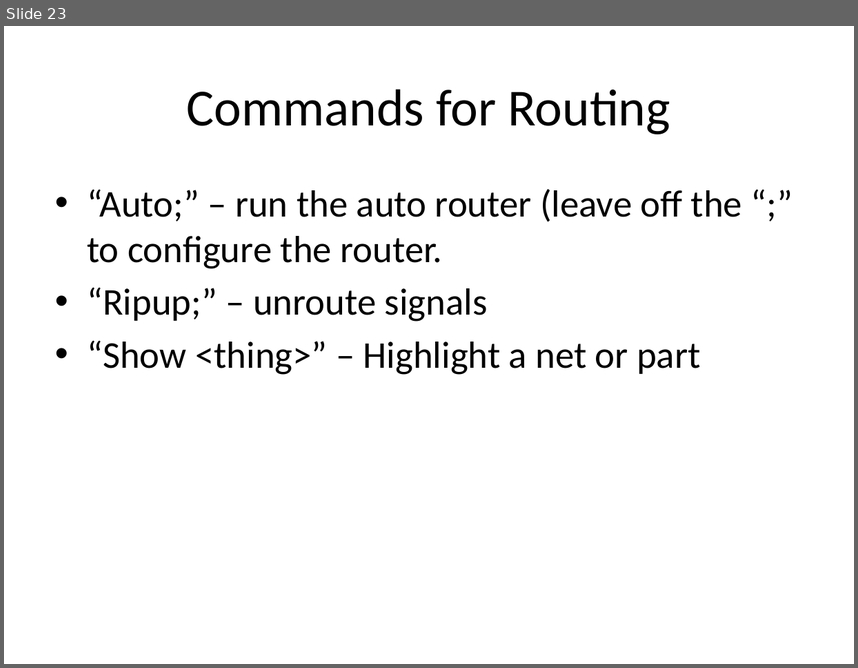
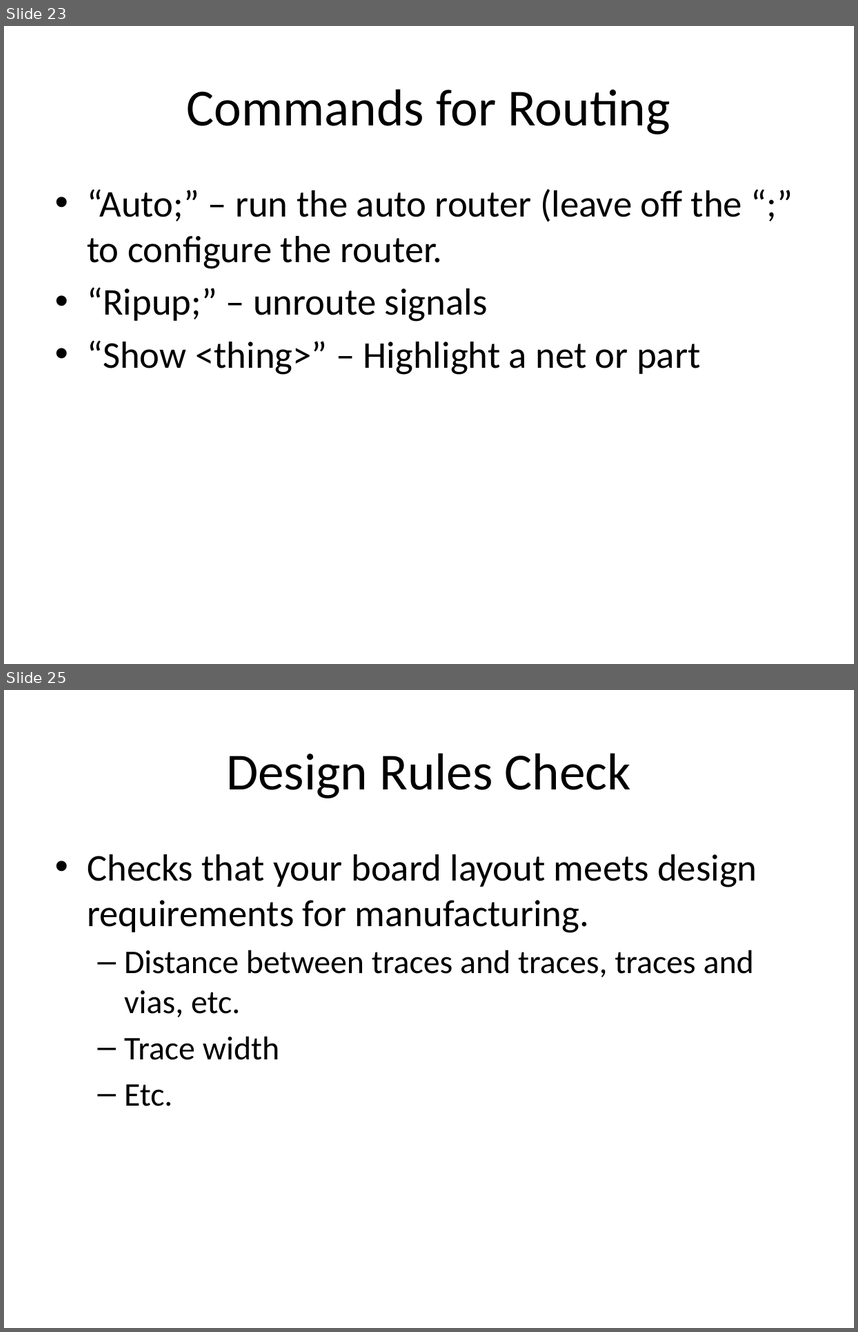
Before and after one commit to NVSL/QuadClass-Resources, a slide deck: Lecture Slides/02-Eagle-Part-1.pptx. Shown one above the other, each under a label of ours: slide 23 before the commit, slides 23 and 25 after it; the slides between them are not shown. The pictures are 858x668 and 858x1332 pixels, drawn with LibreOffice and Linux fonts; fonts in the diff are those of the drawing. Boxes give left, top, right and bottom in pixels: in the first picture for what was removed or moved away, otherwise in the second. Text is boxed around its words. In the diff, an @@ line names an element or a change of style, - is before the commit and + after.

```diff
--- a/Lecture Slides/02-Eagle-Part-1.pptx
+++ b/Lecture Slides/02-Eagle-Part-1.pptx
@@ slide 25 added at bbox=[4, 690, 854, 1328], background #FFFFFF @@
@@ title added at bbox=[226, 753, 631, 798], 44 pt, text #000000 @@
+Design Rules Check
@@ text added at bbox=[87, 854, 757, 1106], 32 pt, text #000000 @@
+• Checks that your board layout meets design requirements for manufacturing.
+  – Distance between traces and traces, traces and vias, etc.
+  – Trace width
+  – Etc.
```
Also in this commit, not shown: 1 other slide added, 4 other files.
